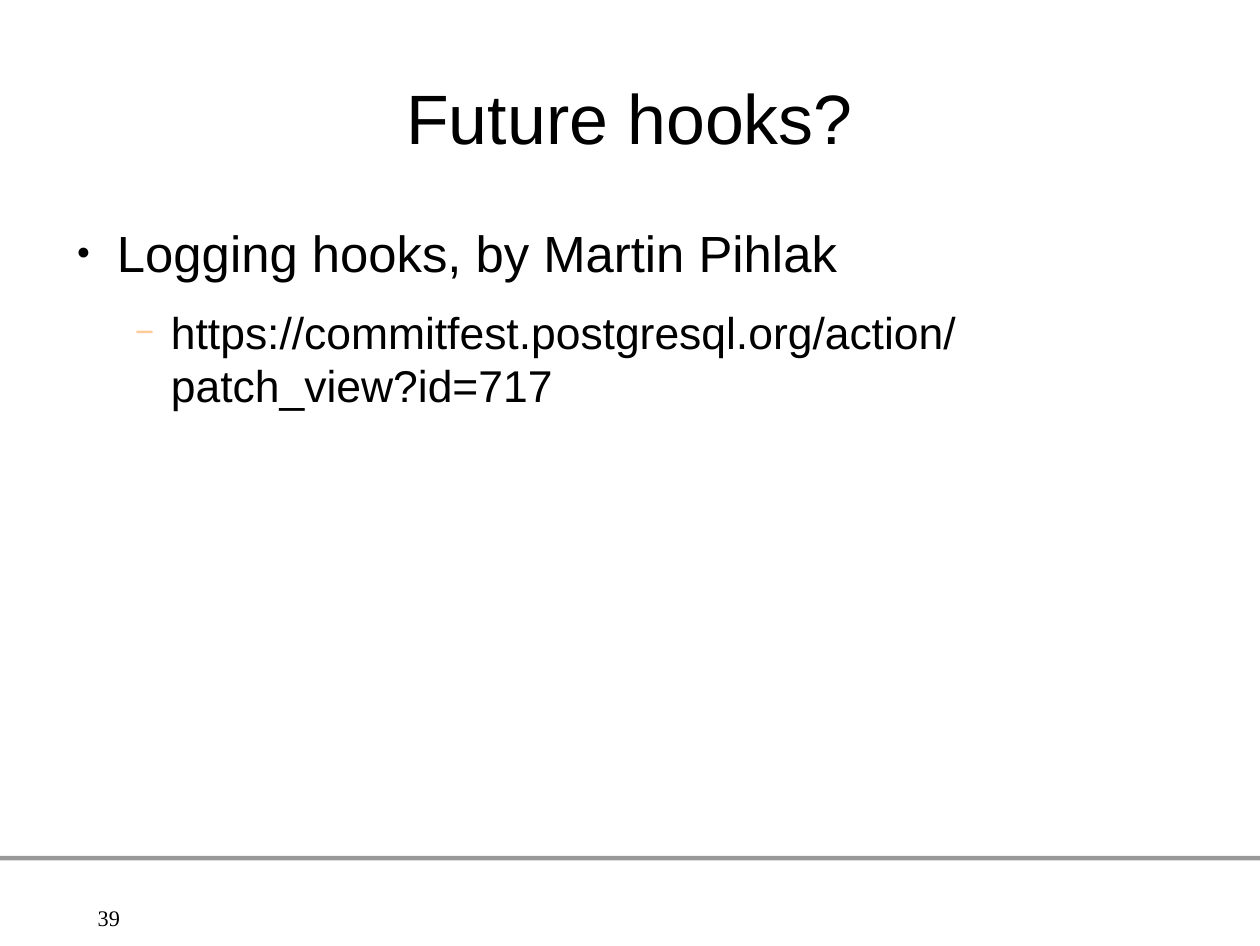
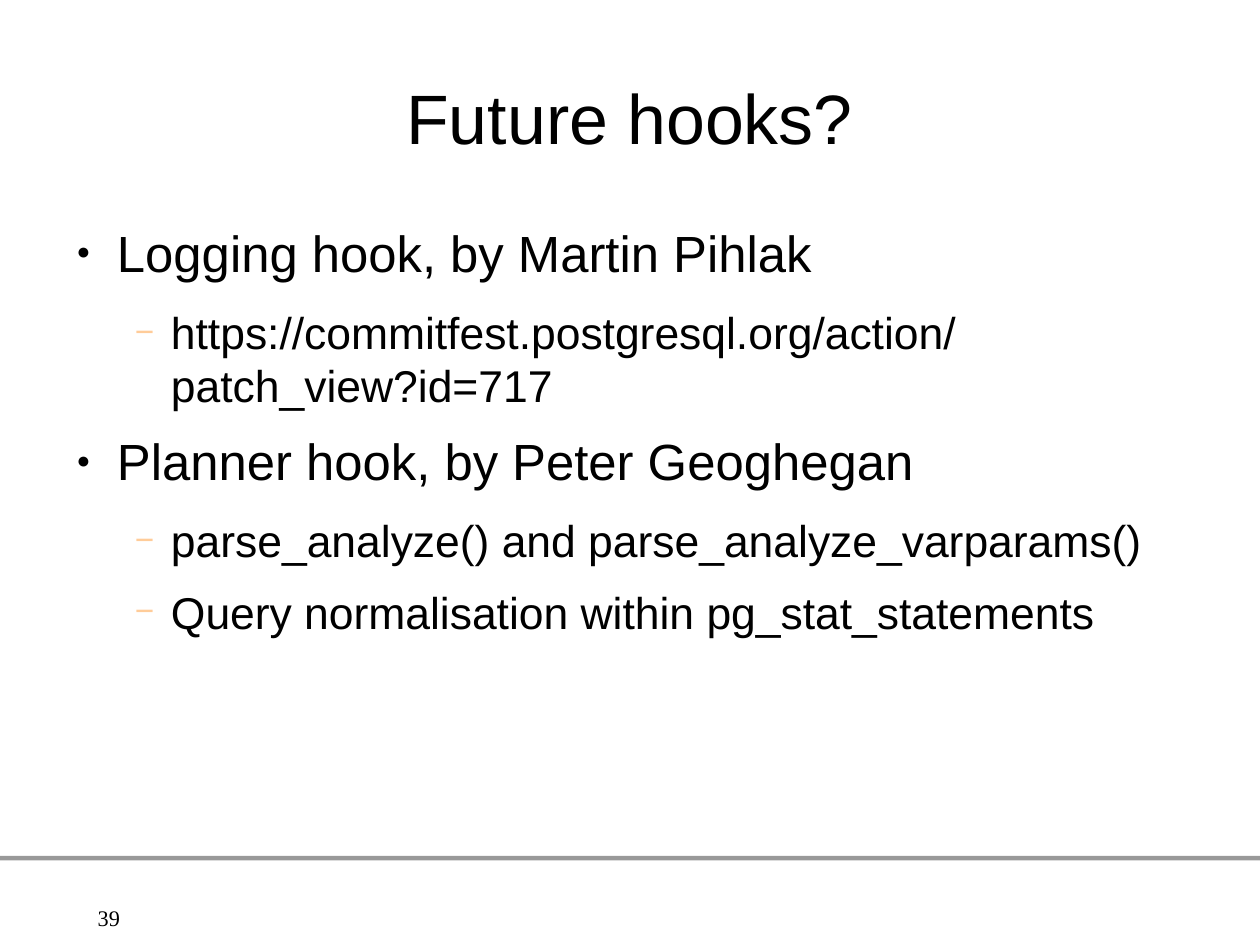
Before and after one commit to gleu/Hooks-in-PostgreSQL, a slide deck: slide 39 of hooks_in_postgresql.odp. Drawn at 1260x946 pixels with LibreOffice and Linux fonts; fonts in the diff are those of the drawing; background and template pictures are left out. Boxes give left, top, right and bottom in pixels: in the first picture for what was removed or moved away, otherwise in the second. Text is boxed around its words. In the diff, an @@ line names an element or a change of style, - is before the commit and + after.

```diff
--- a/hooks_in_postgresql.odp
+++ b/hooks_in_postgresql.odp
@@ text at bbox=[117, 235, 811, 282]: text changed @@
-● Logging hooks, by Martin Pihlak
+● Logging hook, by Martin Pihlak
@@ text at bbox=[117, 443, 1141, 638]: paragraphs added @@
+● Planner hook, by Peter Geoghegan
+  − parse_analyze() and parse_analyze_varparams()
+  − Query normalisation within pg_stat_statements
```
Also in this commit, not shown: 3 other slides changed.
